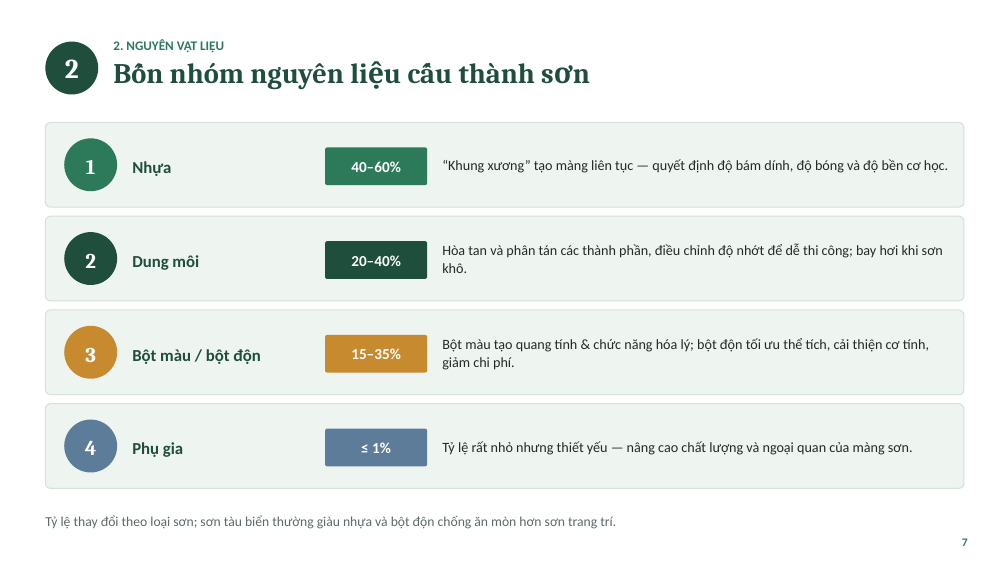
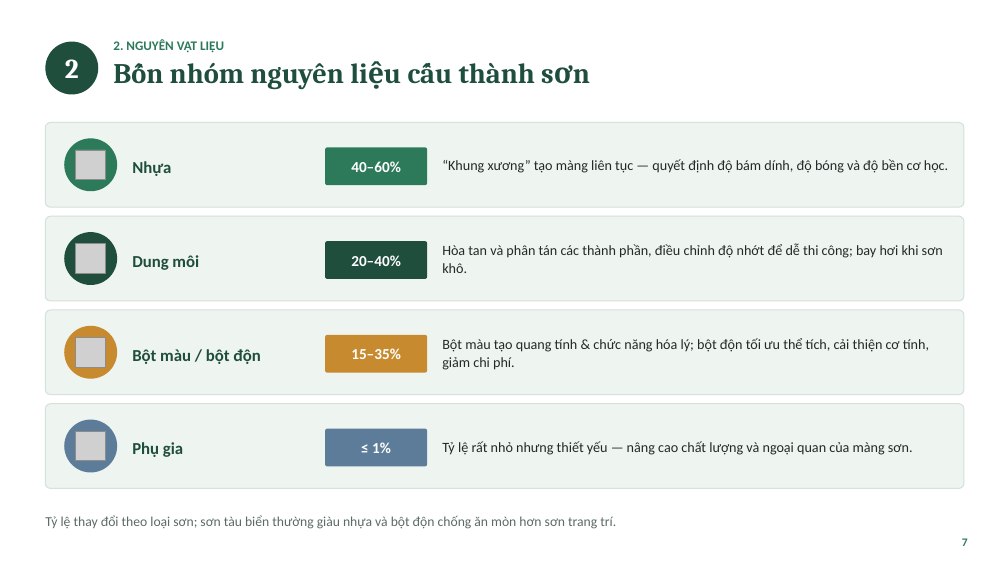
Before and after one commit to tranconcoder/pubic-resources, a slide deck: slide 7 of SuHeo/Báo cáo thực tập - Sơn Hải Vân.pptx. Drawn at 1008x567 pixels with LibreOffice and Linux fonts; fonts in the diff are those of the drawing; grey boxes stand for pictures. Boxes give left, top, right and bottom in pixels: in the first picture for what was removed or moved away, otherwise in the second. Text is boxed around its words. In the diff, an @@ line names an element or a change of style, - is before the commit and + after.

```diff
--- a/SuHeo/Báo cáo thực tập - Sơn Hải Vân.pptx
+++ b/SuHeo/Báo cáo thực tập - Sơn Hải Vân.pptx
@@ picture added at (76,150,105,179) @@
@@ text removed at (86,160,96,174) @@
-1
@@ picture added at (76,243,105,273) @@
@@ text removed at (85,253,96,268) @@
-2
@@ picture added at (76,337,105,367) @@
@@ text removed at (85,347,96,362) @@
-3
@@ picture added at (76,431,105,461) @@
@@ text removed at (85,440,97,455) @@
-4
```
Also in this commit, not shown: 14 other slides changed, 1 other file.
